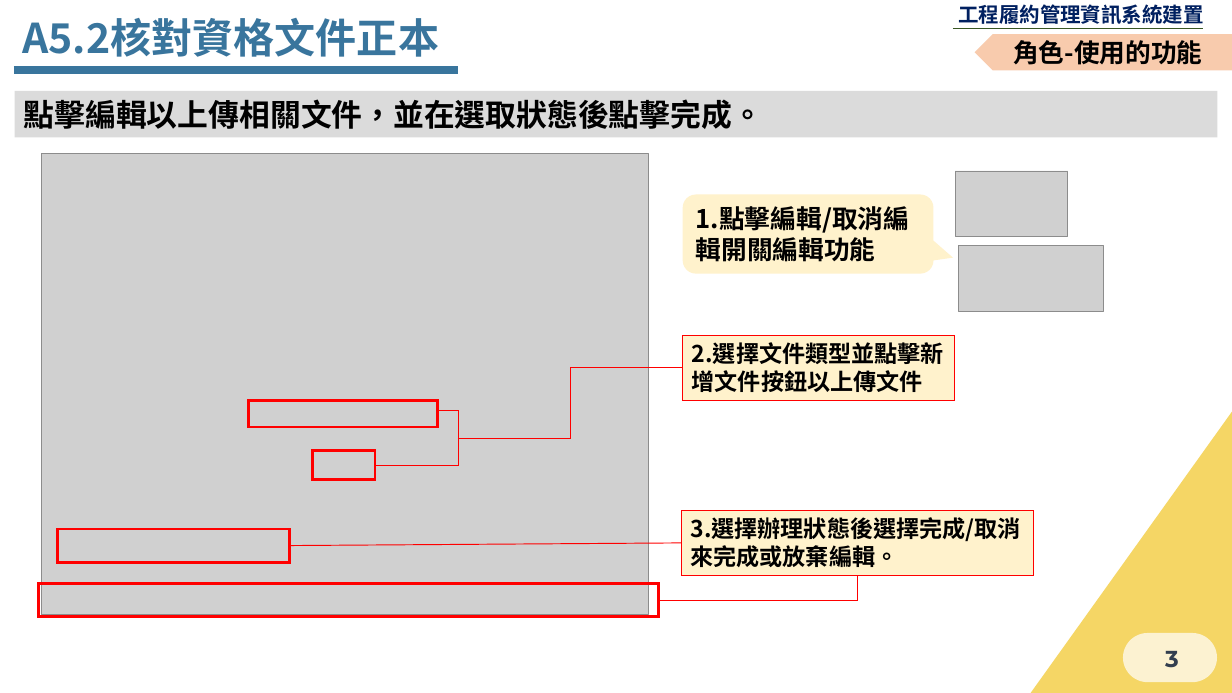
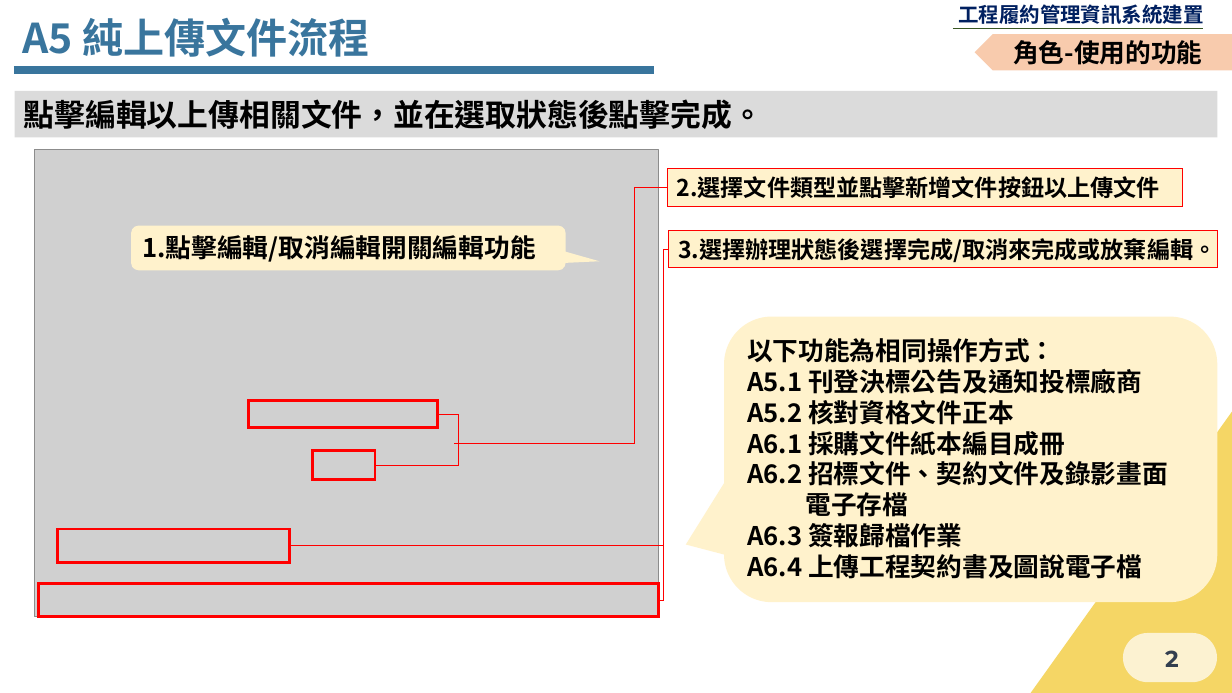
Before and after one commit to Menigo/SunriseDocument, a slide deck: slide 2 of 決標後.pptx (slide 3 before the commit). Drawn at 1232x693 pixels with LibreOffice and Linux fonts; fonts in the diff are those of the drawing; grey boxes stand for pictures; background and template pictures are left out. Boxes give left, top, right and bottom in pixels: in the first picture for what was removed or moved away, otherwise in the second. Text is boxed around its words. In the diff, an @@ line names an element or a change of style, - is before the commit and + after.

```diff
--- a/決標後.pptx
+++ b/決標後.pptx
@@ text at <box>22,18,370,57</box>: text changed @@
-A5.2核對資格文件正本
+A5 純上傳文件流程
@@ line moved from (14, 70) - (458, 70) to (14, 70) - (653, 70) @@
@@ picture: place and size @@
-picture at <box>42,153,649,616</box>
+picture at <box>35,149,659,616</box>
@@ rectangle "2.選擇文件類型並點擊新增文件按鈕以上傳文件": place and size @@
-rectangle "2.選擇文件類型並點擊新增文件按鈕以上傳文件" at <box>683,335,955,401</box>
+rectangle "2.選擇文件類型並點擊新增文件按鈕以上傳文件" at <box>667,169,1182,206</box>
@@ text in rectangle at <box>677,176,1160,198</box>: text changed @@
-2.選擇文件類型並點擊新
-增文件按鈕以上傳文件
+2.選擇文件類型並點擊新增文件按鈕以上傳文件
@@ picture removed at <box>956,171,1068,237</box> @@
@@ line added from (667, 188) to (634, 188), #FF0000 0.5 pt @@
@@ line added from (634, 188) to (634, 444), #FF0000 0.5 pt @@
@@ rounded speech box "1.點擊編輯/取消編輯開關編輯功能": place and size @@
-rounded speech box "1.點擊編輯/取消編輯開關編輯功能" at <box>683,195,933,274</box>
+rounded speech box "1.點擊編輯/取消編輯開關編輯功能" at <box>131,226,566,270</box>
@@ rectangle "3.選擇辦理狀態後選擇完成/取消來完成或放棄編輯。": place and size @@
-rectangle "3.選擇辦理狀態後選擇完成/取消來完成或放棄編輯。" at <box>681,510,1033,576</box>
+rectangle "3.選擇辦理狀態後選擇完成/取消來完成或放棄編輯。" at <box>669,231,1217,268</box>
@@ text in rectangle at <box>678,238,1216,262</box>: text changed @@
-3.選擇辦理狀態後選擇完成/取消
-來完成或放棄編輯。
+3.選擇辦理狀態後選擇完成/取消來完成或放棄編輯。
@@ elbow line moved from (658, 600) - (858, 576) to (658, 600) - (669, 250) @@
@@ picture removed at <box>959,245,1104,311</box> @@
@@ rounded speech box added at <box>725,317,1218,603</box>, fill #FFF2CC, 20 pt, text #000000, bold @@
+以下功能為相同操作方式：
+A5.1 刊登決標公告及通知投標廠商
+A5.2 核對資格文件正本
+A6.1 採購文件紙本編目成冊
+A6.2 招標文件、契約文件及錄影畫面
+電子存檔
+A6.3 簽報歸檔作業
+A6.4 上傳工程契約書及圖說電子檔
@@ elbow line removed from (458, 439) to (683, 368) @@
@@ elbow line moved from (438, 410) - (458, 465) to (438, 414) - (458, 465) @@
@@ line added from (634, 444) to (455, 444), #FF0000 0.5 pt @@
@@ line moved from (289, 545) - (681, 543) to (289, 545) - (663, 545) @@
@@ page number at <box>1165,650,1179,667</box>: text changed @@
-3
+2
```
Also in this commit, not shown: 1 other slide changed, 1 slide added, 1 other file.
